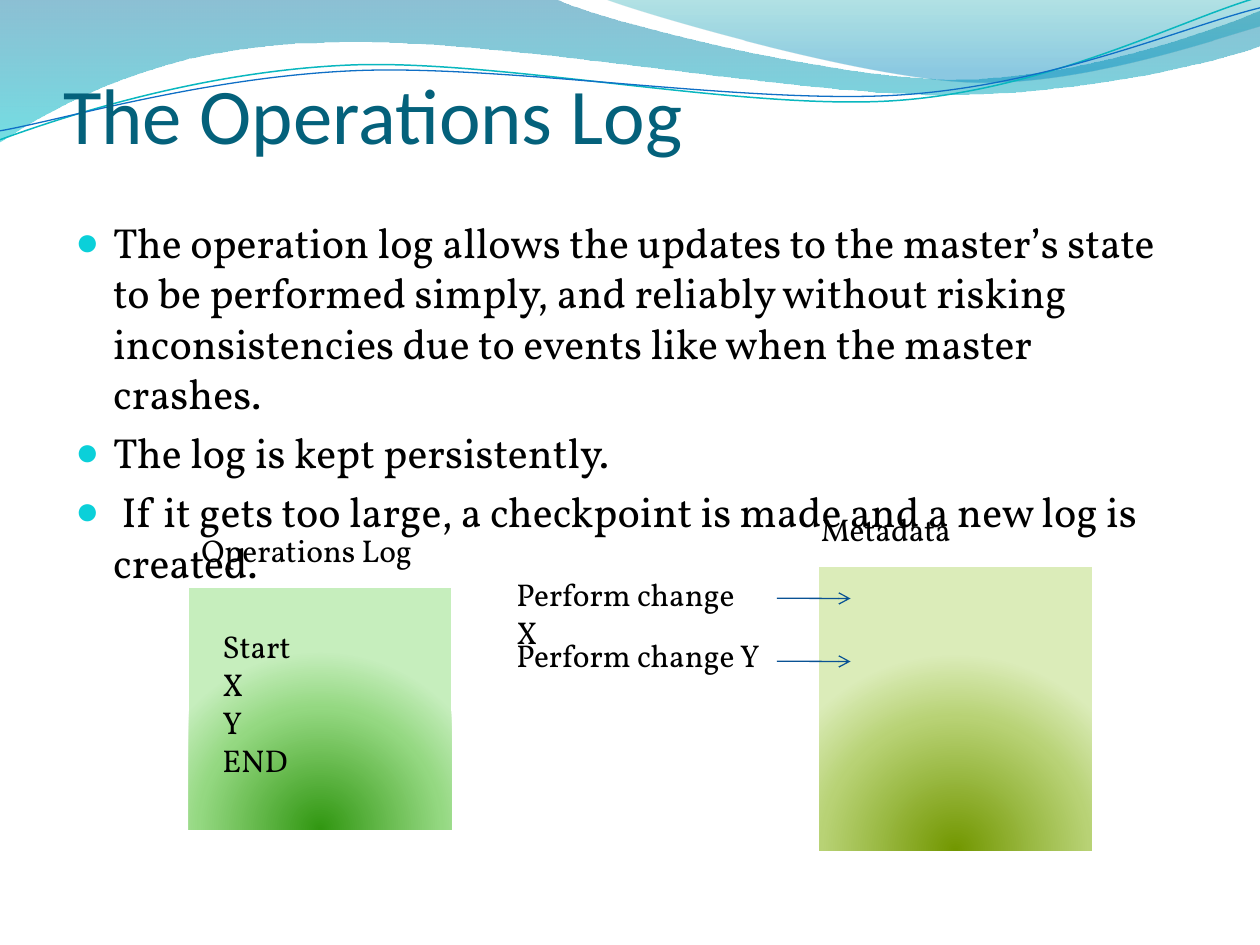
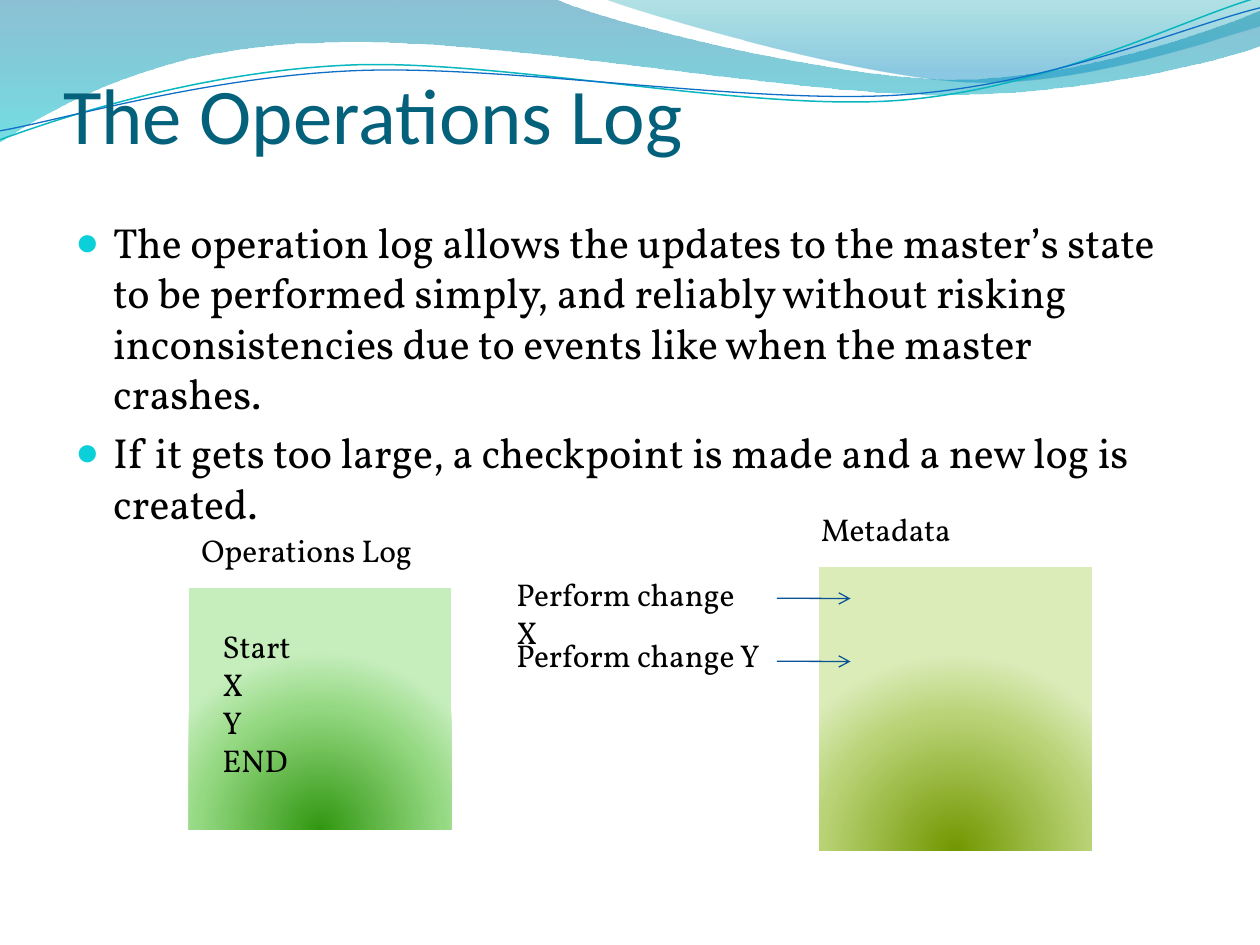
Before and after one commit to edvelezg/unb-os, a slide deck: slide 14 of google-fs/google-fs.pptx. Drawn at 1260x945 pixels with LibreOffice and Linux fonts; fonts in the diff are those of the drawing; background and template pictures are left out. Boxes give left, top, right and bottom in pixels: in the first picture for what was removed or moved away, otherwise in the second. Text is boxed around its words. In the diff, an @@ line names an element or a change of style, - is before the commit and + after.

```diff
--- a/google-fs/google-fs.pptx
+++ b/google-fs/google-fs.pptx
@@ text at (x1=113, y1=438, x2=609, y2=479): paragraph removed @@
-● The log is kept persistently.
```
Also in this commit, not shown: 4 other slides changed.
